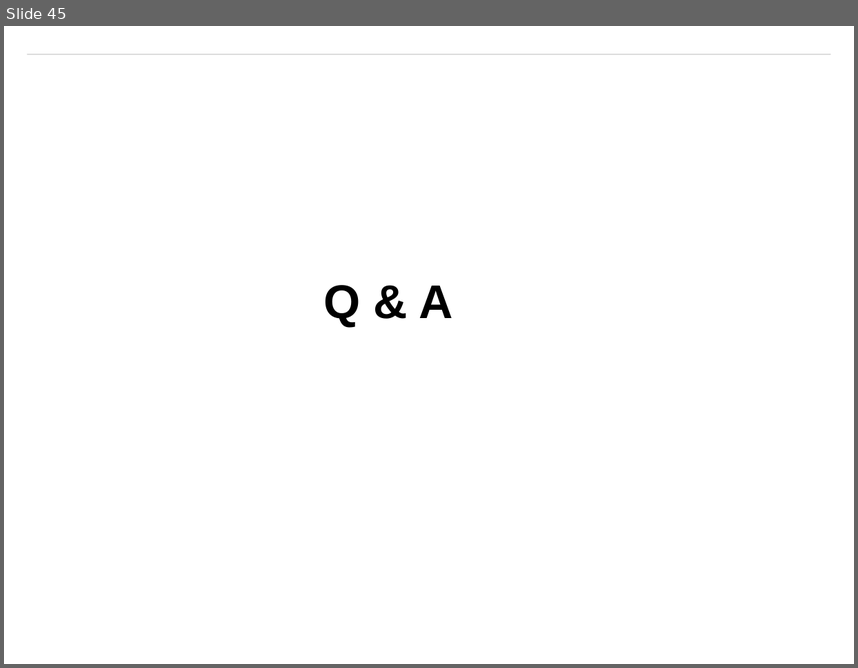
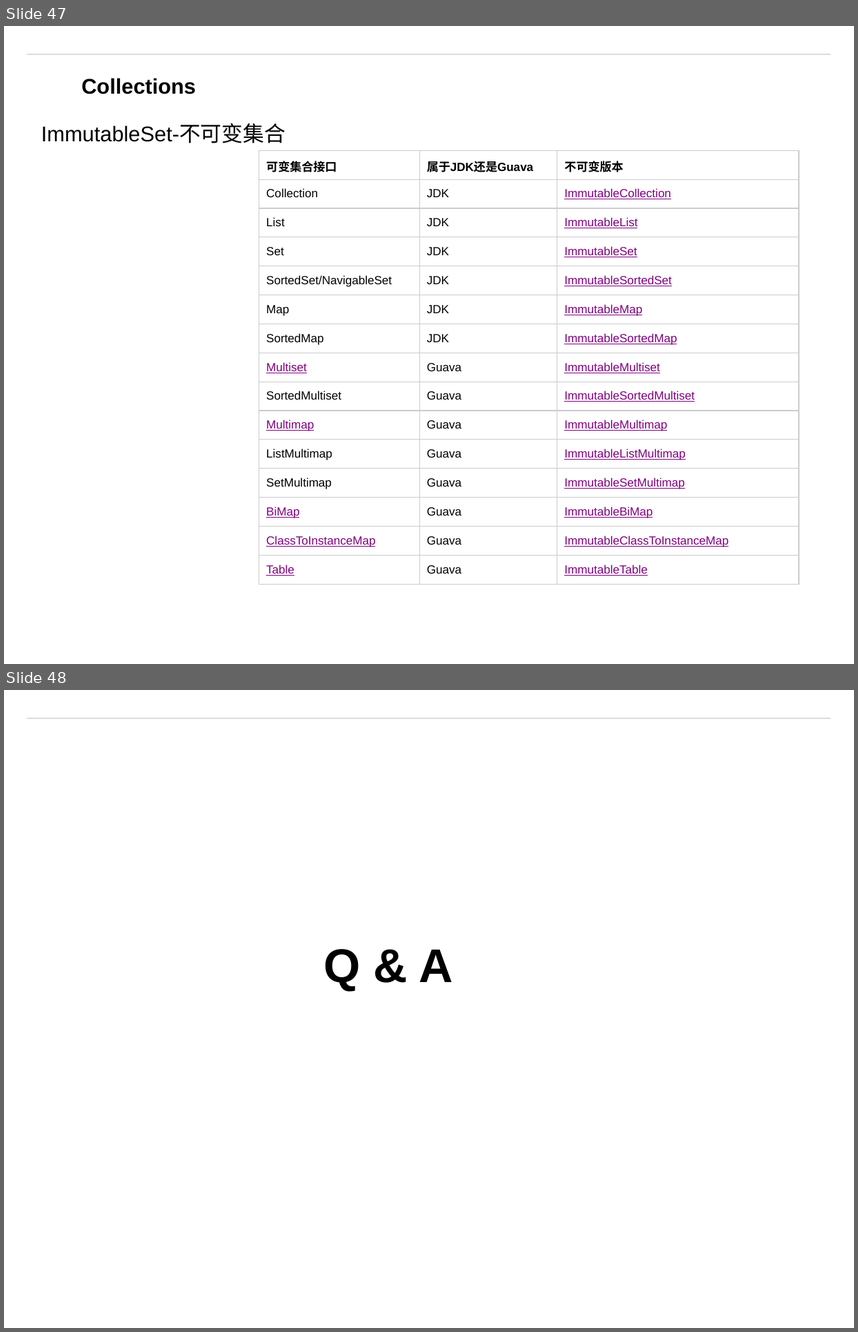
Before and after one commit to matt19870107/Guava, a slide deck: Guava.pptm. Shown one above the other, each under a label of ours: slide 45 before the commit, slides 47 and 48 after it. The pictures are 858x668 and 858x1332 pixels, drawn with LibreOffice and Linux fonts; fonts in the diff are those of the drawing; background and template pictures are left out. Boxes give left, top, right and bottom in pixels: in the first picture for what was removed or moved away, otherwise in the second. Text is boxed around its words. In the diff, an @@ line names an element or a change of style, - is before the commit and + after.

```diff
--- a/Guava.pptm
+++ b/Guava.pptm
@@ slide 47 added at box(4, 26, 854, 664), background #FFFFFF; not listed: 1 template element that a slide beside it also shows @@
@@ text added at box(81, 78, 196, 94), 18 pt, text #000000, bold @@
+Collections
@@ text added at box(41, 124, 286, 143), 18 pt, text #000000 @@
+ImmutableSet-不可变集合
@@ table added at box(259, 150, 799, 583), 15 rows, 3 columns @@
+可变集合接口 | 属于JDK还是Guava | 不可变版本
+Collection | JDK | ImmutableCollection
+List | JDK | ImmutableList
+Set | JDK | ImmutableSet
+SortedSet/NavigableSet | JDK | ImmutableSortedSet
+Map | JDK | ImmutableMap
+SortedMap | JDK | ImmutableSortedMap
+Multiset | Guava | ImmutableMultiset
+SortedMultiset | Guava | ImmutableSortedMultiset
+Multimap | Guava | ImmutableMultimap
+ListMultimap | Guava | ImmutableListMultimap
+SetMultimap | Guava | ImmutableSetMultimap
+BiMap | Guava | ImmutableBiMap
+ClassToInstanceMap | Guava | ImmutableClassToInstanceMap
+Table | Guava | ImmutableTable
@@ what was slide 45 is now slide 48 @@
```
Also in this commit, not shown: 2 other slides added, 6 other files.
